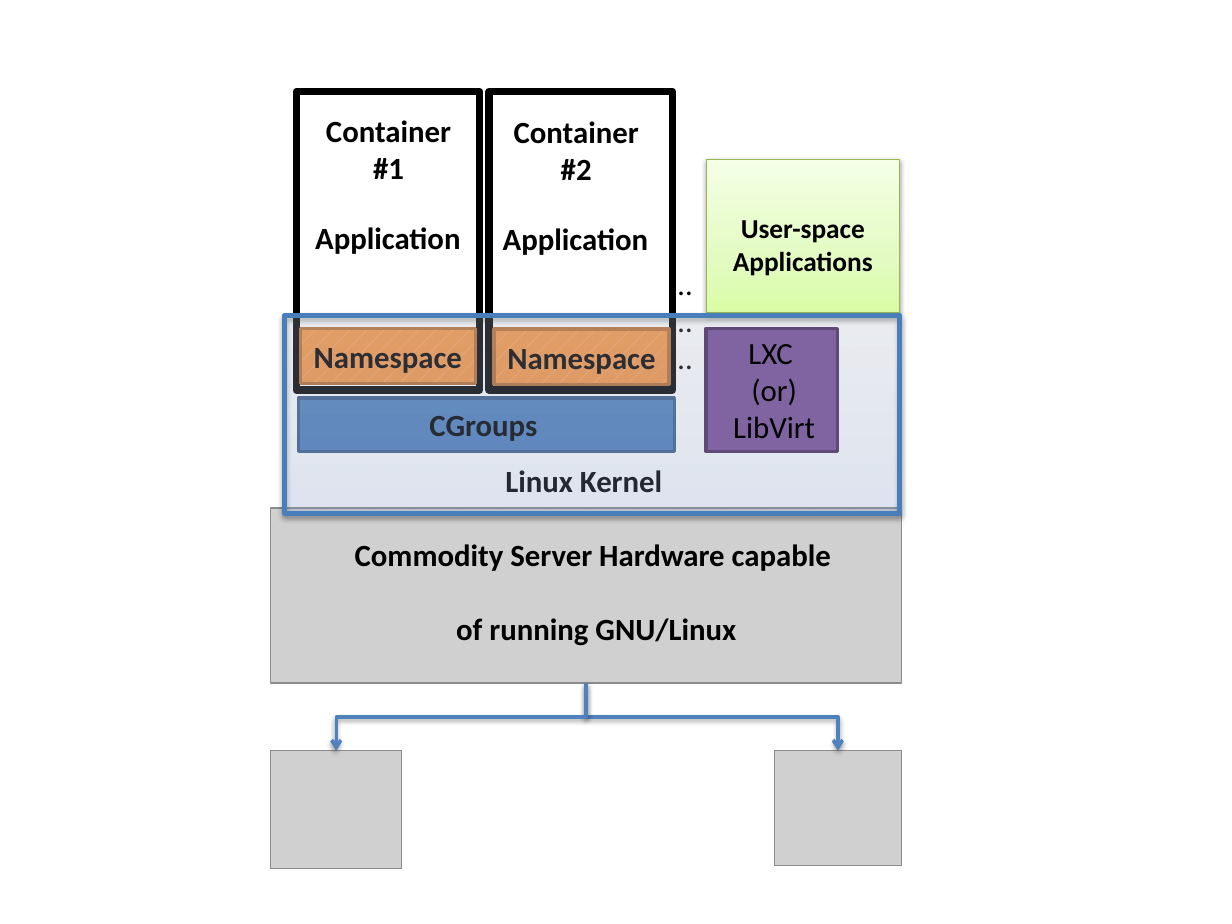
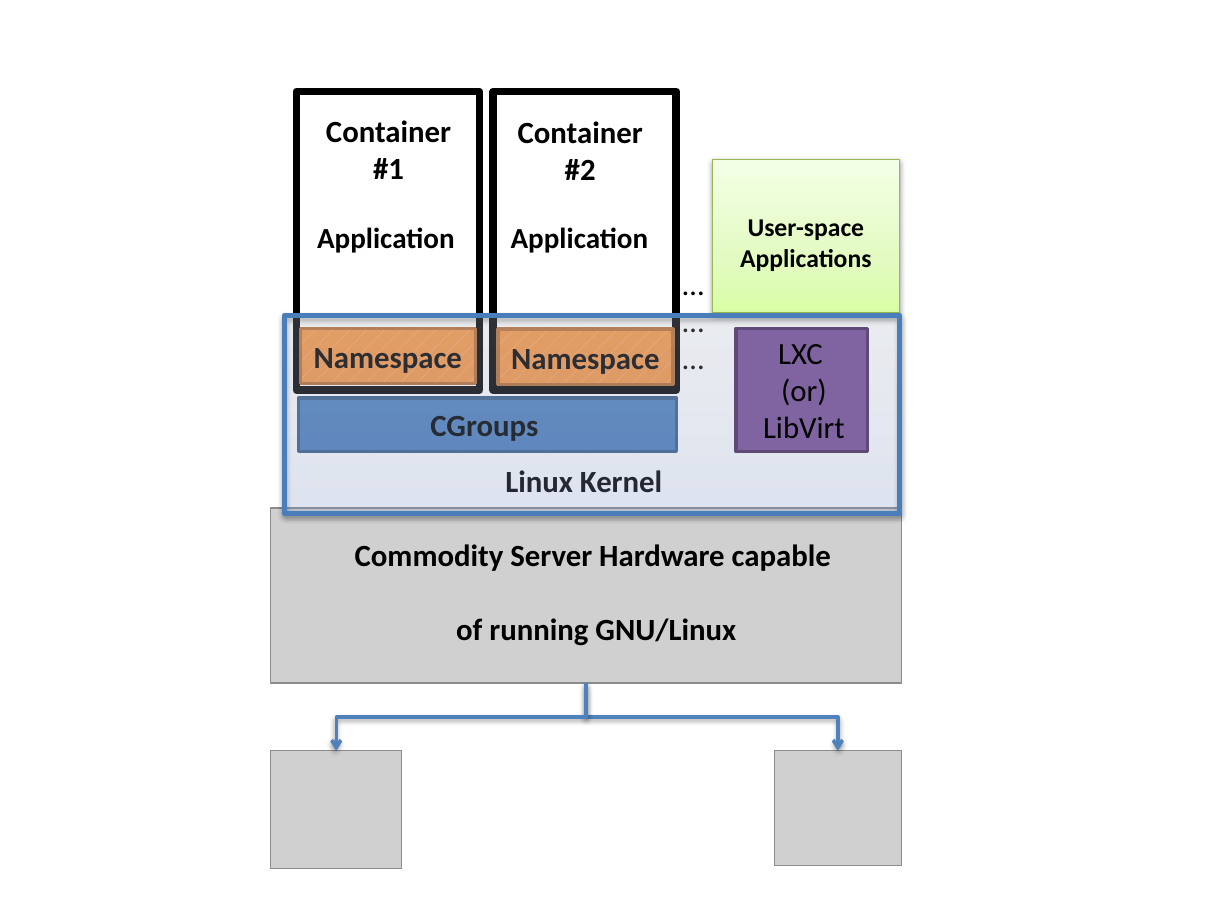
Before and after one commit to aravindhsampath/virtualizing-Intelligent-River, a slide deck: slide 12 of thesis_pictures.pptx. Drawn at 1232x924 pixels with LibreOffice and Linux fonts; fonts in the diff are those of the drawing; grey boxes stand for pictures. Boxes give left, top, right and bottom in pixels: in the first picture for what was removed or moved away, otherwise in the second. Text is boxed around its words. In the diff, an @@ line names an element or a change of style, - is before the commit and + after.

```diff
--- a/thesis_pictures.pptx
+++ b/thesis_pictures.pptx
@@ 2 rectangles, 1 text moved together from (x1=489, y1=91, x2=673, y2=389) to (x1=493, y1=91, x2=676, y2=389) @@
@@ rectangle resized from (x1=706, y1=159, x2=899, y2=312) to (x1=712, y1=159, x2=899, y2=312) @@
@@ text "User-space Applications" at (x1=740, y1=219, x2=871, y2=271): size 16 to 15 pt @@
@@ text "Application" at (x1=317, y1=227, x2=455, y2=253): size 18 to 17 pt @@
@@ text "Application" at (x1=511, y1=227, x2=649, y2=253): size 18 to 17 pt @@
@@ text "………" moved from (x1=659, y1=259, x2=692, y2=383) to (x1=670, y1=259, x2=703, y2=383) @@
@@ rectangle moved from (x1=706, y1=328, x2=838, y2=451) to (x1=736, y1=328, x2=867, y2=451) @@
@@ text "LXC" moved from (x1=733, y1=344, x2=815, y2=438) to (x1=763, y1=344, x2=845, y2=438) @@
```
Also in this commit, not shown: 1 other slide changed, 5 slides added, 10 other files.
